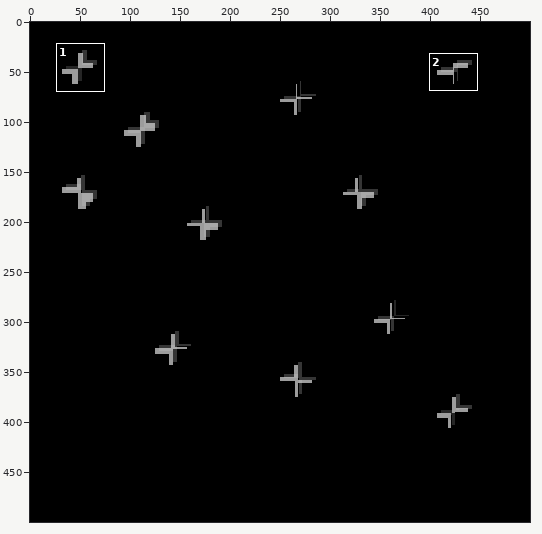
Two versions of one sprite sheet, web/images/background.png. Above: a wide view before the commit, with the close-up outlined.
Close-up. The starting point:
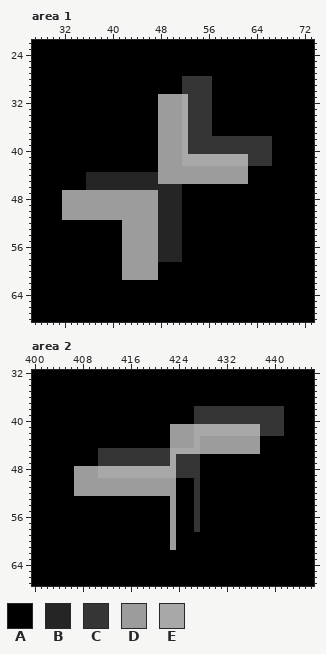
The file is 500x500 pixels. Colours within 5 levels of each other are drawn and written as one. Shown: area 1: x 27..73, y 22..68; area 2: x 400..446, y 32..67. The commit also changed other parts of the picture, which this record leaves out.
Palette (. is transparent): A #000000  B #252525  C #353535  D #9c9c9c  E #a8a8a8
The same view after the edit:
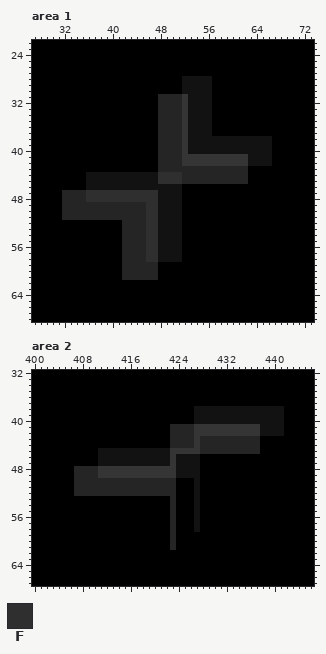
Colours new in this view: F #2f2f2f
Difference:
colour C: #353535 -> #121212
colour E: #a8a8a8 -> #353535
Area 1:
y 31..42: x 48..51 DDDD -> BBBB
y 43: x 48..62 DDDDDDDDDDDDDDD -> BBBBBBBBBBBBBBB
y 44..45: x 36..62 BBBBBBBBBBBBDDDDDDDDDDDDDDD -> CCCCCCCCCCCCFFFFBBBBBBBBBBB
y 46: x 36..51 BBBBBBBBBBBBBBBB -> CCCCCCCCCCCCCCCC
y 47..48: x 32..51 DDDDDDDDDDDDDDDDBBBB -> BBBBFFFFFFFFFFFFCCCC
y 49..51: x 32..51 DDDDDDDDDDDDDDDDBBBB -> BBBBBBBBBBBBBBFFCCCC
y 52..58: x 42..51 DDDDDDBBBB -> BBBBFFCCCC
y 59..61: x 42..47 DDDDDD -> BBBBBB
Area 2:
y 41..42: x 423..426 DDDD -> BBBB
y 43..44: x 423..426 DDDD -> BBBB; x 428..437 DDDDDDDDDD -> BBBBBBBBBB
y 45: x 428..437 DDDDDDDDDD -> BBBBBBBBBB
y 48..49: x 407..410 DDDD -> BBBB
y 50..52: x 407..423 DDDDDDDDDDDDDDDDD -> BBBBBBBBBBBBBBBBB
y 53..61: x 423 D -> B
